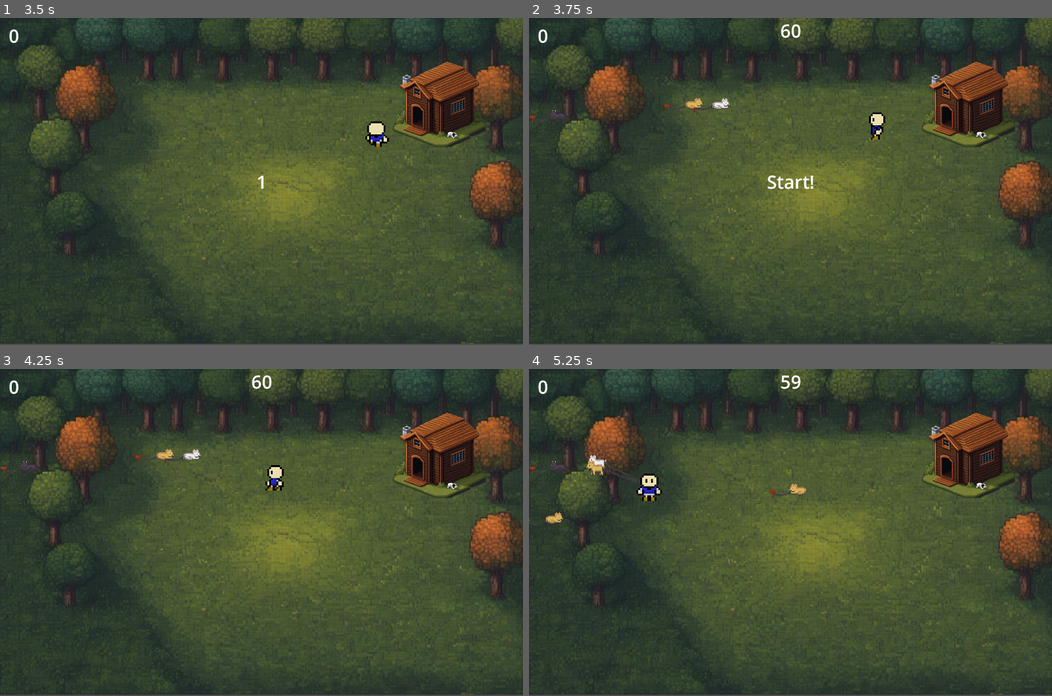
Above: before the commit, frames 1-4 (two rows, left to right).
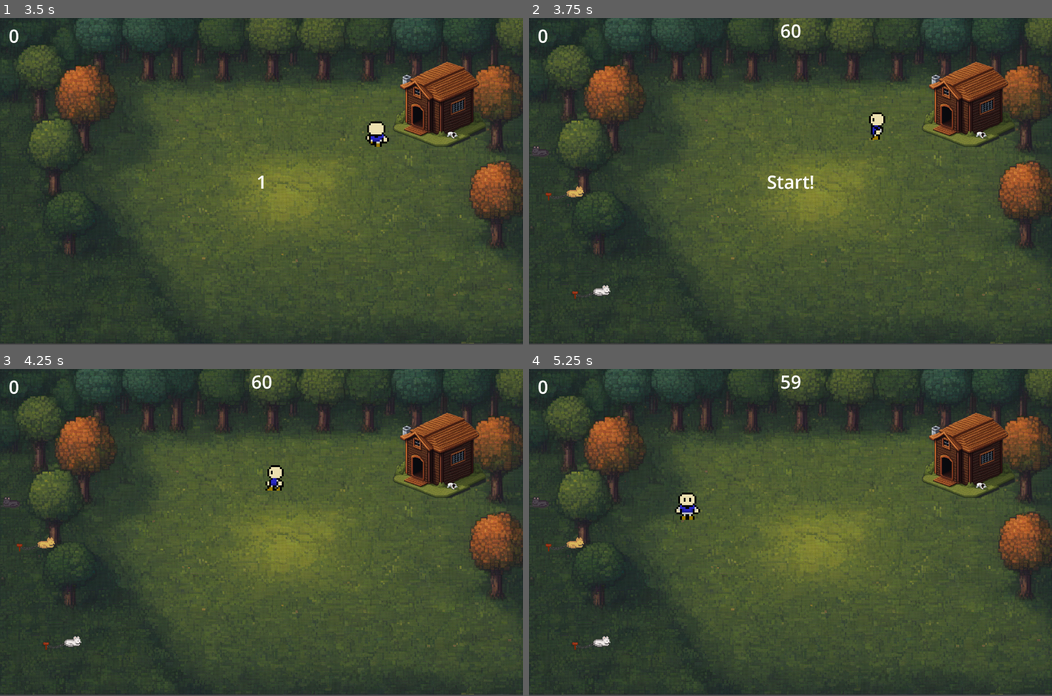
Above: after the commit, the same moments.

Repository: sygi/dog_game
Game: Godot game, scene res://root.tscn
The game is run twice, just before and just after one commit, with the same random seed, the same clock (stepped at 60 frames per second) and the same inputs.
Inputs:
- Up to frame 1 (3.5 s): tap Enter at 0.5 s; hold Right (right) 0.53-1.28 s; tap Space (select) every 0.75 s from 0.6 to 2.85 s; hold Down (down) 1.28-2.03 s; hold Right (right) 2.03-2.78 s; hold Up (up) from 2.78 s (still down)
- Up to frame 2 (3.75 s): release Up (up) at 3.53 s; hold Left (left) from 3.53 s (still down); tap Space (select) at 3.6 s
- Up to frame 3 (4.25 s): keep holding Left (left)
- Up to frame 4 (5.25 s): tap Space (select) at 4.35, 5.1 s; release Left (left) at 5.03 s; hold Down (down) from 5.03 s (still down)

Frame 1 is identical in both runs. In frame 2, 0.5% of the frame differs, in the area x 0-39%, y 24-86%; in frame 3, 0.5%; in frame 4, 1.2%, in the area x 0-54%, y 26-86%.

Commit message:
use get_viewport_rect

Diff:
--- a/game.gd
+++ b/game.gd
@@ -89,19 +89,19 @@
 		var dog = dog_scene.instantiate()
 		var dog_size = dog.sprite_size()
 		var preliminary_pos = Vector2(
-			randf_range(0, get_viewport().size.x - dog_size.x),
-			randf_range(0, get_viewport().size.y - dog_size.y)
+			randf_range(0, get_viewport_rect().size.x - dog_size.x),
+			randf_range(0, get_viewport_rect().size.y - dog_size.y)
 		)
 		while Geometry2D.is_point_in_polygon(preliminary_pos, $"Spawnable/CollisionPolygon2D".polygon):
 			preliminary_pos = Vector2(
-				randf_range(0, get_viewport().size.x - dog_size.x),
-				randf_range(0, get_viewport().size.y - dog_size.y)
+				randf_range(0, get_viewport_rect().size.x - dog_size.x),
+				randf_range(0, get_viewport_rect().size.y - dog_size.y)
 			)
 
 		while min(preliminary_pos.distance_to($Player.position), preliminary_pos.distance_to($House.position)) < MIN_PLAYER_DIST:
 			preliminary_pos = Vector2(
-				randf_range(0, get_viewport().size.x - dog_size.x),
-				randf_range(0, get_viewport().size.y - dog_size.y)
+				randf_range(0, get_viewport_rect().size.x - dog_size.x),
+				randf_range(0, get_viewport_rect().size.y - dog_size.y)
 			)
 		dog.position = preliminary_pos
 
Not shown: 1 places in game.tscn that only renumber resources
